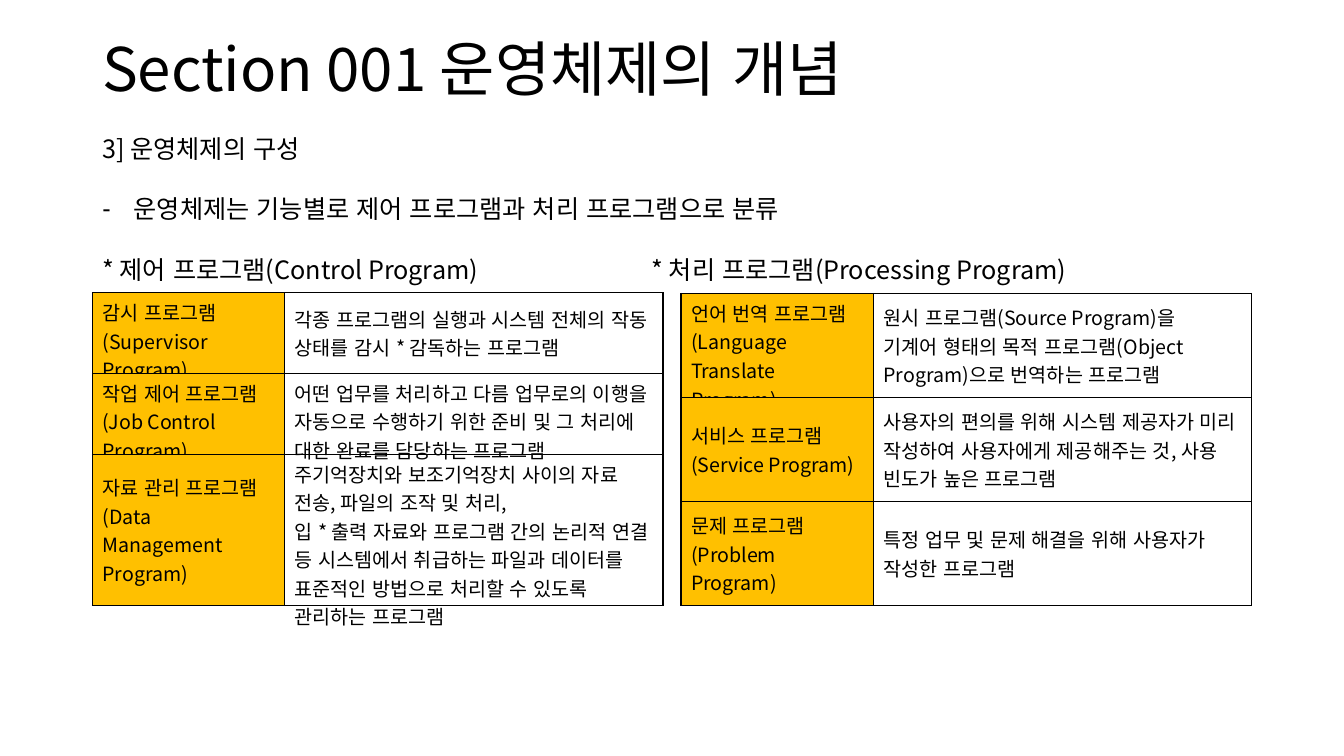
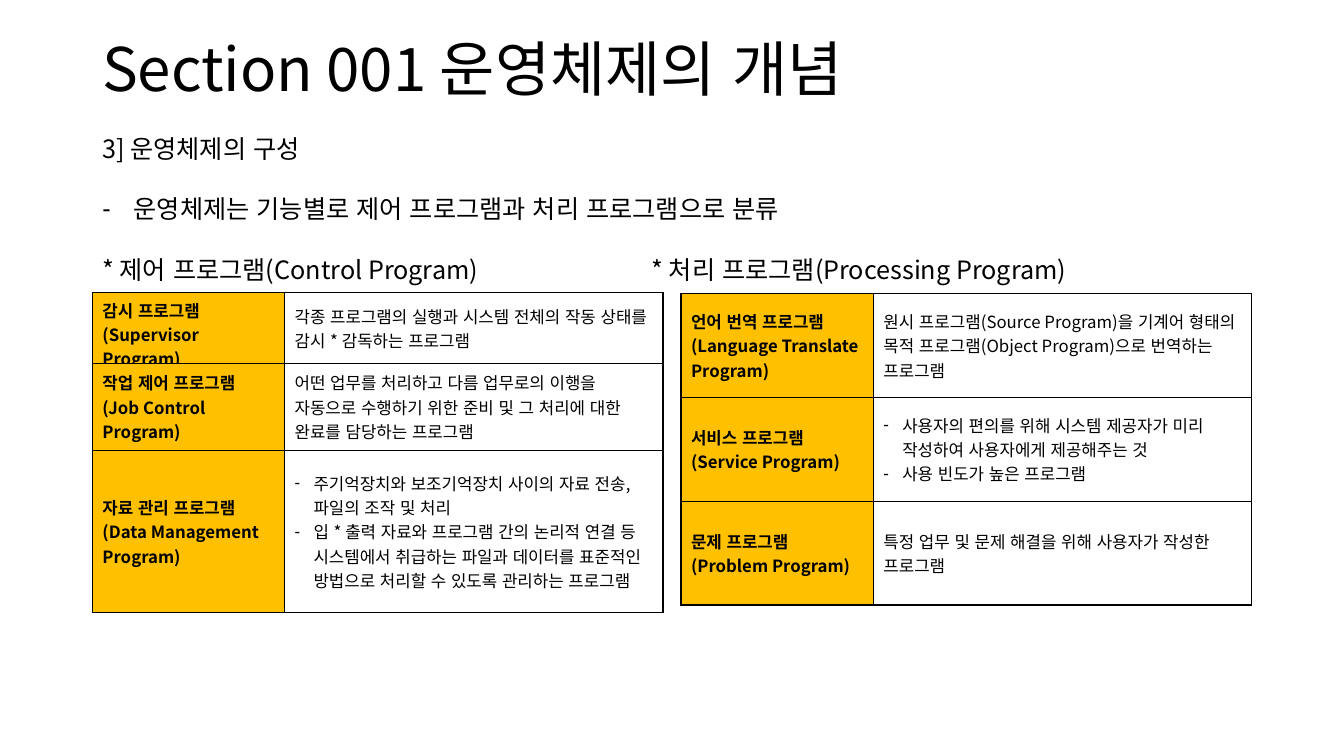
Before and after one commit to DreamSH-J/Certification, a slide deck: slide 6 of 실기 정리/정보처리 기능사 실기.pptx. Drawn at 1344x756 pixels with LibreOffice and Linux fonts; fonts in the diff are those of the drawing. Boxes give left, top, right and bottom in pixels: in the first picture for what was removed or moved away, otherwise in the second. Text is boxed around its words. In the diff, an @@ line names an element or a change of style, - is before the commit and + after.

```diff
--- a/실기 정리/정보처리 기능사 실기.pptx
+++ b/실기 정리/정보처리 기능사 실기.pptx
@@ table at [93,292,663,604] @@
-row 3, column 2: 주기억장치와 보조기억장치 사이의 자료 전송, 파일의 조작 및 처리, / 입 * 출력 자료와 프로그램 간의 논리적 연결 등 시스템에서 취급하는 파일과 데이터를 표준적인 방법으로 처리할 수 있도록 관리하는 프로그램
+row 3, column 2: 주기억장치와 보조기억장치 사이의 자료 전송, 파일의 조작 및 처리 / 입 * 출력 자료와 프로그램 간의 논리적 연결 등 시스템에서 취급하는 파일과 데이터를 표준적인 방법으로 처리할 수 있도록 관리하는 프로그램
@@ size 14 to 12 pt in "감시 프로그램", "(Supervisor Program)", "각종 프로그램의 실행과 시스템 전체의 작동 상태를 ...", "작업 제어 프로그램" and 4 more places @@
@@ bold on in "감시 프로그램", "(Supervisor Program)", "작업 제어 프로그램", "(Job Control Program)" and 2 more places @@
@@ table at [682,293,1252,605] @@
-row 1, column 2: 원시 프로그램(Source Program)을 / 기계어 형태의 목적 프로그램(Object Program)으로 번역하는 프로그램
+row 1, column 2: 원시 프로그램(Source Program)을 기계어 형태의 목적 프로그램(Object Program)으로 번역하는 프로그램
-row 2, column 2: 사용자의 편의를 위해 시스템 제공자가 미리 작성하여 사용자에게 제공해주는 것, 사용 빈도가 높은 프로그램
+row 2, column 2: 사용자의 편의를 위해 시스템 제공자가 미리 작성하여 사용자에게 제공해주는 것 / 사용 빈도가 높은 프로그램
@@ size 14 to 12 pt in "언어 번역 프로그램", "(Language Translate Program)", "서비스 프로그램", "(Service Program)" and 3 more places @@
@@ bold on in "언어 번역 프로그램", "(Language Translate Program)", "서비스 프로그램", "(Service Program)" and 2 more places @@
```
Also in this commit, not shown: 1 other slide changed, 10 slides added.
